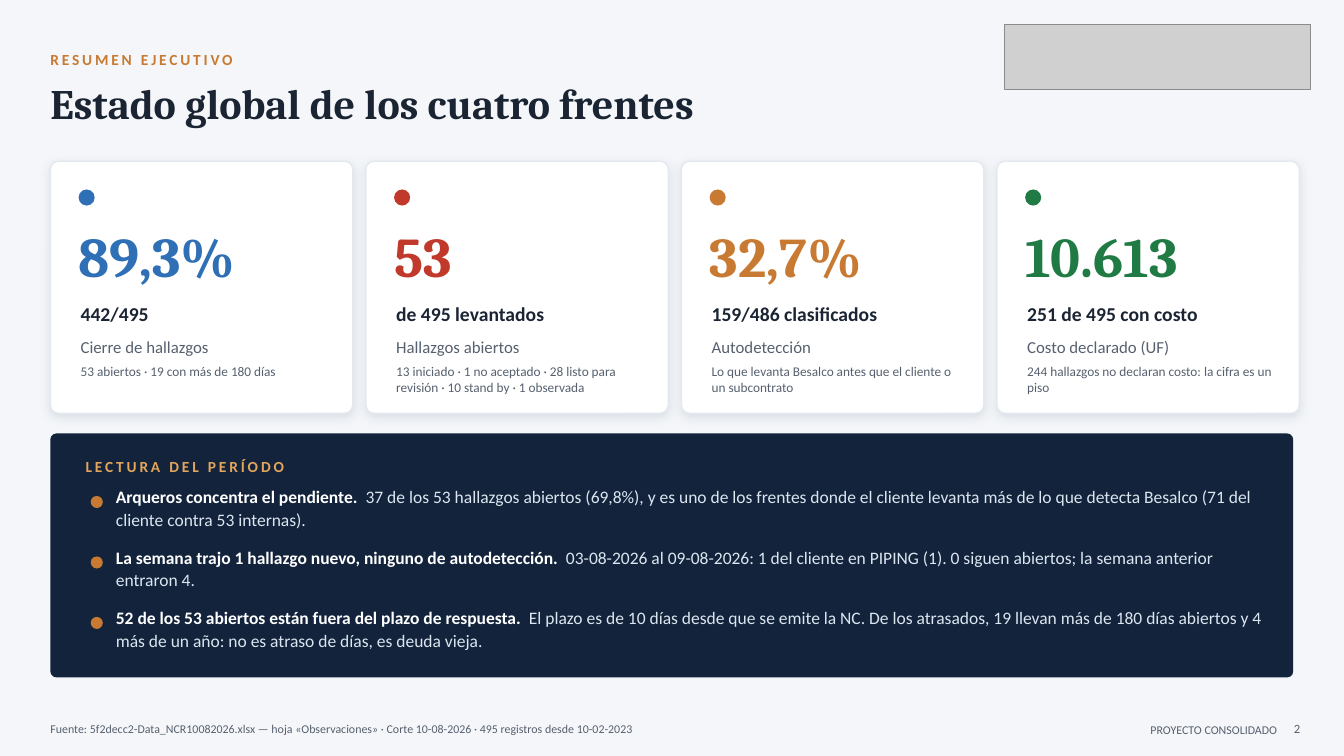
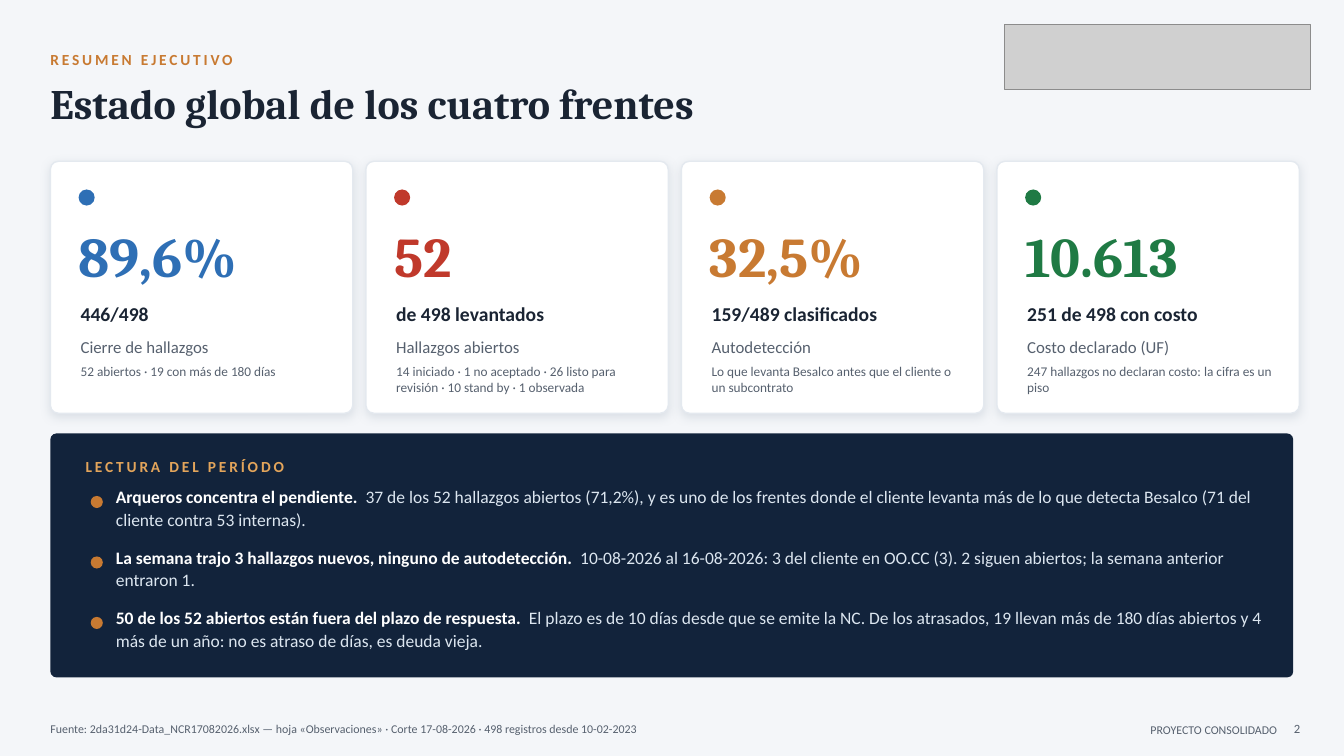
Before and after one commit to tdkvalex/Dashboard-HSEQ, a slide deck: slide 2 of modulo_nc/Panel_No_Conformidades.pptx. Drawn at 1344x756 pixels with LibreOffice and Linux fonts; fonts in the diff are those of the drawing; grey boxes stand for pictures. Boxes give left, top, right and bottom in pixels: in the first picture for what was removed or moved away, otherwise in the second. Text is boxed around its words. In the diff, an @@ line names an element or a change of style, - is before the commit and + after.

```diff
--- a/modulo_nc/Panel_No_Conformidades.pptx
+++ b/modulo_nc/Panel_No_Conformidades.pptx
@@ text at (x1=79, y1=239, x2=238, y2=285): text changed @@
-89,3%
+89,6%
@@ text at (x1=394, y1=239, x2=451, y2=278): text changed @@
-53
+52
@@ text at (x1=710, y1=239, x2=863, y2=285): text changed @@
-32,7%
+32,5%
@@ text at (x1=81, y1=307, x2=149, y2=322): text changed @@
-442/495
+446/498
@@ text at (x1=396, y1=307, x2=544, y2=321): text changed @@
-de 495 levantados
+de 498 levantados
@@ text at (x1=712, y1=307, x2=877, y2=322): text changed @@
-159/486 clasificados
+159/489 clasificados
@@ text at (x1=1027, y1=307, x2=1197, y2=321): text changed @@
-251 de 495 con costo
+251 de 498 con costo
@@ text at (x1=81, y1=367, x2=276, y2=376): text changed @@
-53 abiertos · 19 con más de 180 días
+52 abiertos · 19 con más de 180 días
@@ text at (x1=396, y1=367, x2=616, y2=394): text changed @@
-13 iniciado · 1 no aceptado · 28 listo para revisión · 10 stand by · 1 observada
+14 iniciado · 1 no aceptado · 26 listo para revisión · 10 stand by · 1 observada
@@ text at (x1=1027, y1=367, x2=1272, y2=394): text changed @@
-244 hallazgos no declaran costo: la cifra es un piso
+247 hallazgos no declaran costo: la cifra es un piso
@@ text at (x1=116, y1=490, x2=1251, y2=529): text changed @@
-Arqueros concentra el pendiente. 37 de los 53 hallazgos abiertos (69,8%), y es uno de los frentes donde el cliente levanta más de lo que detecta Besalco (71 del cliente contra 53 internas).
+Arqueros concentra el pendiente. 37 de los 52 hallazgos abiertos (71,2%), y es uno de los frentes donde el cliente levanta más de lo que detecta Besalco (71 del cliente contra 53 internas).
@@ text at (x1=116, y1=551, x2=1224, y2=586): text changed @@
-La semana trajo 1 hallazgo nuevo, ninguno de autodetección. 03-08-2026 al 09-08-2026: 1 del cliente en PIPING (1). 0 siguen abiertos; la semana anterior entraron 4.
+La semana trajo 3 hallazgos nuevos, ninguno de autodetección. 10-08-2026 al 16-08-2026: 3 del cliente en OO.CC (3). 2 siguen abiertos; la semana anterior entraron 1.
@@ text at (x1=116, y1=611, x2=1261, y2=650): text changed @@
-52 de los 53 abiertos están fuera del plazo de respuesta. El plazo es de 10 días desde que se emite la NC. De los atrasados, 19 llevan más de 180 días abiertos y 4 más de un año: no es atraso de días, es deuda vieja.
+50 de los 52 abiertos están fuera del plazo de respuesta. El plazo es de 10 días desde que se emite la NC. De los atrasados, 19 llevan más de 180 días abiertos y 4 más de un año: no es atraso de días, es deuda vieja.
@@ text at (x1=50, y1=725, x2=637, y2=735): text changed @@
-Fuente: 5f2decc2-Data_NCR10082026.xlsx — hoja «Observaciones» · Corte 10-08-2026 · 495 registros desde 10-02-2023
+Fuente: 2da31d24-Data_NCR17082026.xlsx — hoja «Observaciones» · Corte 17-08-2026 · 498 registros desde 10-02-2023
```
Also in this commit, not shown: 15 other slides changed, 3 other files.
